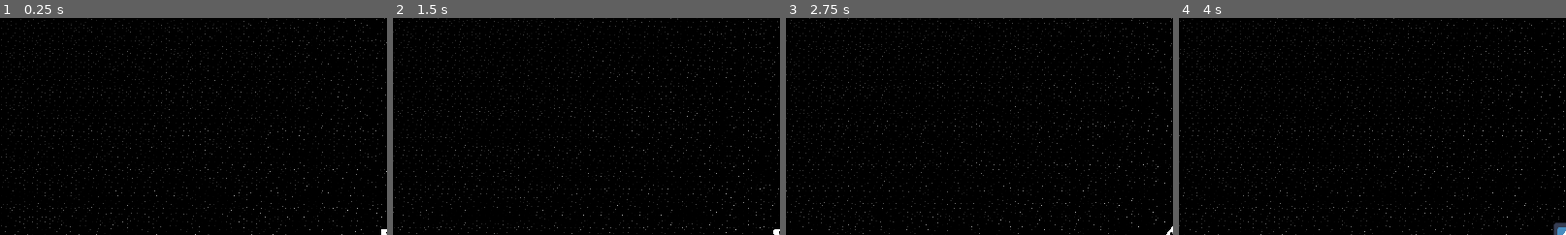
Above: before the commit, frames 1-4 (left to right).
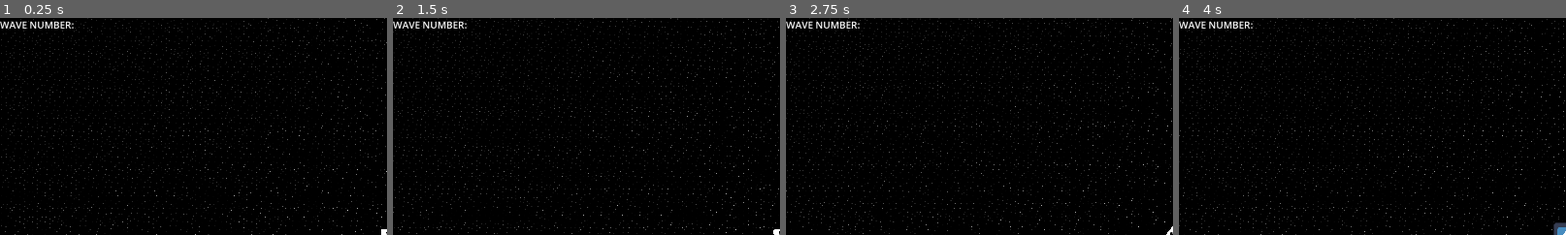
Above: after the commit, the same moments.

Repository: PoloLoveTaco/AstroSurvivor
Game: Godot game, scene res://scenes/test_map.tscn
The game is run twice, just before and just after one commit, with the same random seed, the same clock (stepped at 60 frames per second) and the same inputs. The engine's default icon, where the game draws it, is replaced by a stand-in: a white triangle on a blue panel in a dark square.
Inputs (mouse positions are % of the whole screen's width and height, from its top left):
- Up to frame 1 (0.25 s): no input
- Up to frame 2 (1.5 s): tap Enter at 0.5 s; move the mouse to (72, 45) at 0.52 s; hold D (right) 0.53-1.28 s; move the mouse to (30, 55) at 1.27 s; hold S (down) from 1.28 s (still down)
- Up to frame 3 (2.75 s): move the mouse to (60, 28) at 2.02 s; release S (down) at 2.03 s; hold D (right) from 2.03 s (still down)
- Up to frame 4 (4 s): move the mouse to (45, 70) at 2.77 s; release D (right) at 2.78 s; hold W (up) 2.78-3.53 s; move the mouse to (80, 65) at 3.52 s; hold A (left) from 3.53 s (still down)
The pictures show only the part of the screen within x 0-50%, y 0-50%; the shares and areas given below are measured in that part.

The runs differ from the first frame. In frame 1, 0.4% of the frame differs, in the area x 0-20%, y 1-5%; in frame 2, 0.4%; in frame 3, 0.4%; in frame 4, 0.4%.

Commit message:
[ADD] wave number label

Diff:
--- a/scenes/player.tscn
+++ b/scenes/player.tscn
@@ -58,4 +58,11 @@
 theme_override_styles/fill = SubResource("StyleBoxFlat_qhqgy")
 show_percentage = false
 
+[node name="Label" type="Label" parent="CanvasLayer/UI"]
+layout_mode = 1
+offset_right = 123.0
+offset_bottom = 23.0
+theme_override_font_sizes/font_size = 24
+text = "WAVE NUMBER:"
+
 [connection signal="timeout" from="Shooting Timer" to="." method="_on_shooting_timer_timeout"]
